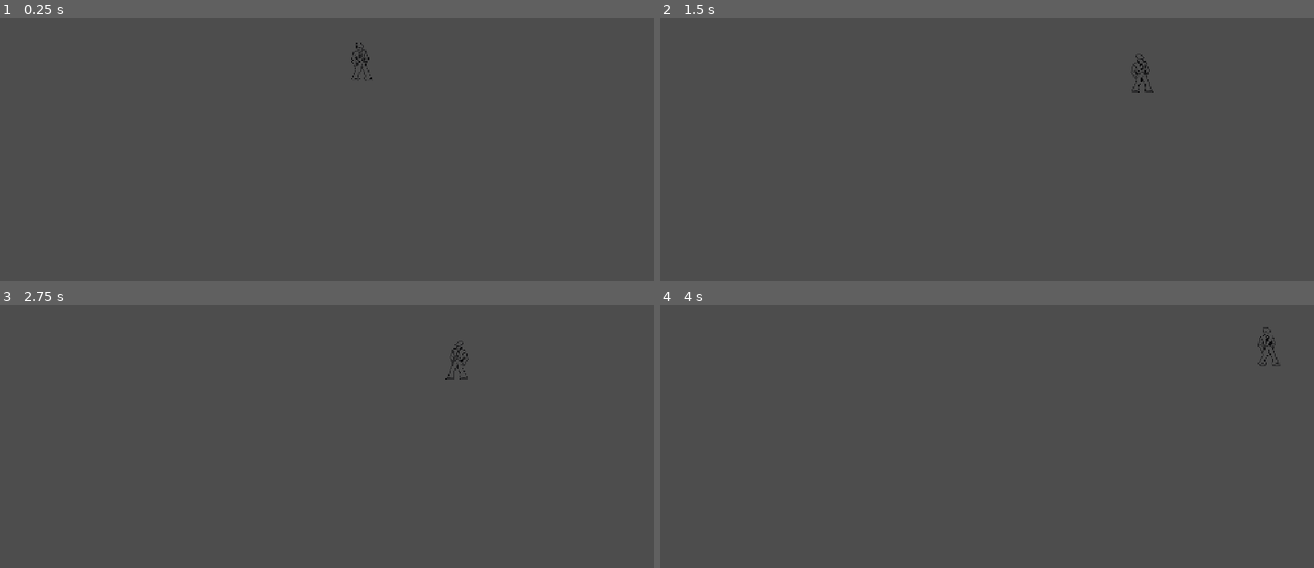
Above: before the commit, frames 1-4 (two rows, left to right).
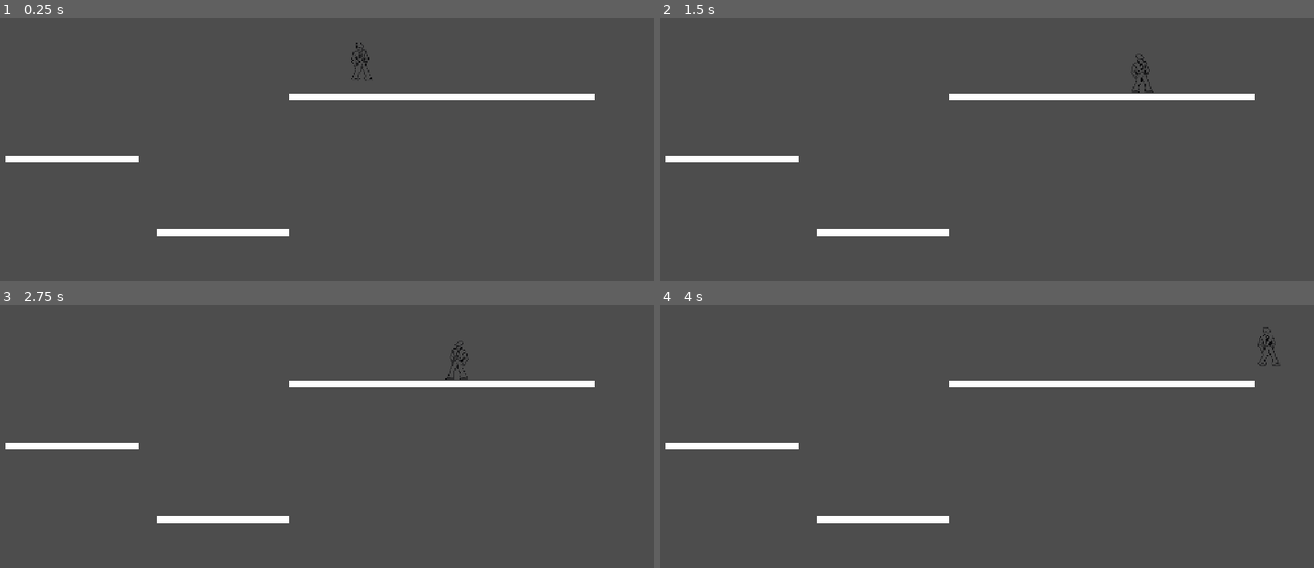
Above: after the commit, the same moments.

Repository: Ewan303/JuniperDevGameJamProject
Game: Godot game, scene res://new folder/testlevel.tscn
Same seed, same stepped clock (60 frames per second), same inputs: the game is played once before the commit and once after it.
Inputs:
- Up to frame 1 (0.25 s): no input
- Up to frame 2 (1.5 s): hold D (move_right) from 0.53 s (still down); tap W (jump) at 0.77 s
- Up to frame 3 (2.75 s): tap W (jump) at 1.52 s; release D (move_right) at 2.03 s; hold A (move_left) from 2.03 s (still down)
- Up to frame 4 (4 s): tap Enter at 2.75 s; release A (move_left) at 2.78 s; hold D (move_right) from 2.78 s (still down); tap W (jump) at 3.02, 3.77 s

The runs differ from the first frame. In frame 1, 2.2% of the frame differs, in the area x 0-91%, y 28-83%; in frame 2, 2.2%; in frame 3, 2.2%; in frame 4, 2.2%.

Commit message:
platform placeholder visuals

Diff:
--- a/new folder/testlevel.tscn
+++ b/new folder/testlevel.tscn
@@ -7,11 +7,17 @@
 [sub_resource type="RectangleShape2D" id="RectangleShape2D_jl64p"]
 size = Vector2(208.5, 10)
 
+[sub_resource type="QuadMesh" id="QuadMesh_tnpr2"]
+
 [sub_resource type="RectangleShape2D" id="RectangleShape2D_unwm7"]
 size = Vector2(208.5, 10)
 
+[sub_resource type="QuadMesh" id="QuadMesh_dxij8"]
+
 [sub_resource type="RectangleShape2D" id="RectangleShape2D_odba2"]
 size = Vector2(483, 10)
+
+[sub_resource type="QuadMesh" id="QuadMesh_6lc5d"]
 
 [node name="testlevel" type="Node2D" unique_id=66397613]
 
@@ -28,11 +34,23 @@
 position = Vector2(-347, 212)
 shape = SubResource("RectangleShape2D_jl64p")
 
+[node name="MeshInstance2D" type="MeshInstance2D" parent="StaticBody2D/CollisionShape2D3" unique_id=401091952]
+scale = Vector2(208, 10)
+mesh = SubResource("QuadMesh_tnpr2")
+
 [node name="CollisionShape2D" type="CollisionShape2D" parent="StaticBody2D" unique_id=351767952]
 position = Vector2(-585, 96)
 shape = SubResource("RectangleShape2D_unwm7")
 
+[node name="MeshInstance2D" type="MeshInstance2D" parent="StaticBody2D/CollisionShape2D" unique_id=1190834653]
+scale = Vector2(-208.47406, 10.270252)
+mesh = SubResource("QuadMesh_dxij8")
+
 [node name="CollisionShape2D2" type="CollisionShape2D" parent="StaticBody2D" unique_id=1725860952]
 shape = SubResource("RectangleShape2D_odba2")
 
+[node name="MeshInstance2D" type="MeshInstance2D" parent="StaticBody2D/CollisionShape2D2" unique_id=1332835716]
+scale = Vector2(482.00003, 10)
+mesh = SubResource("QuadMesh_6lc5d")
+
 [node name="Camera2D" type="Camera2D" parent="." unique_id=850137810]
